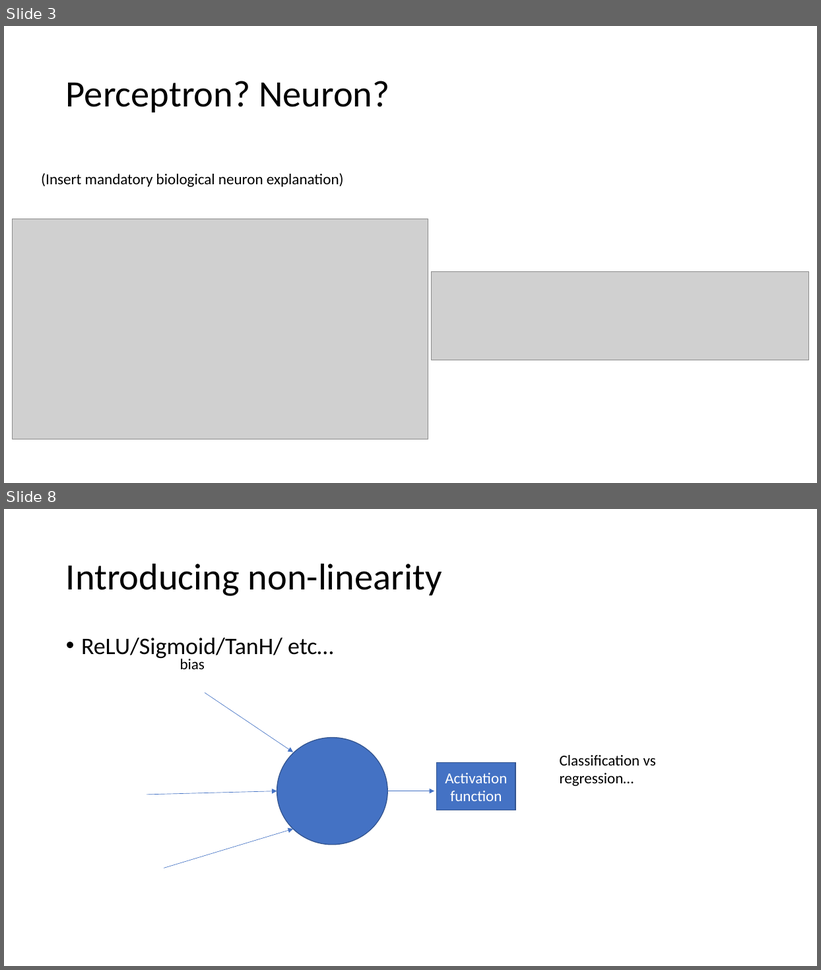
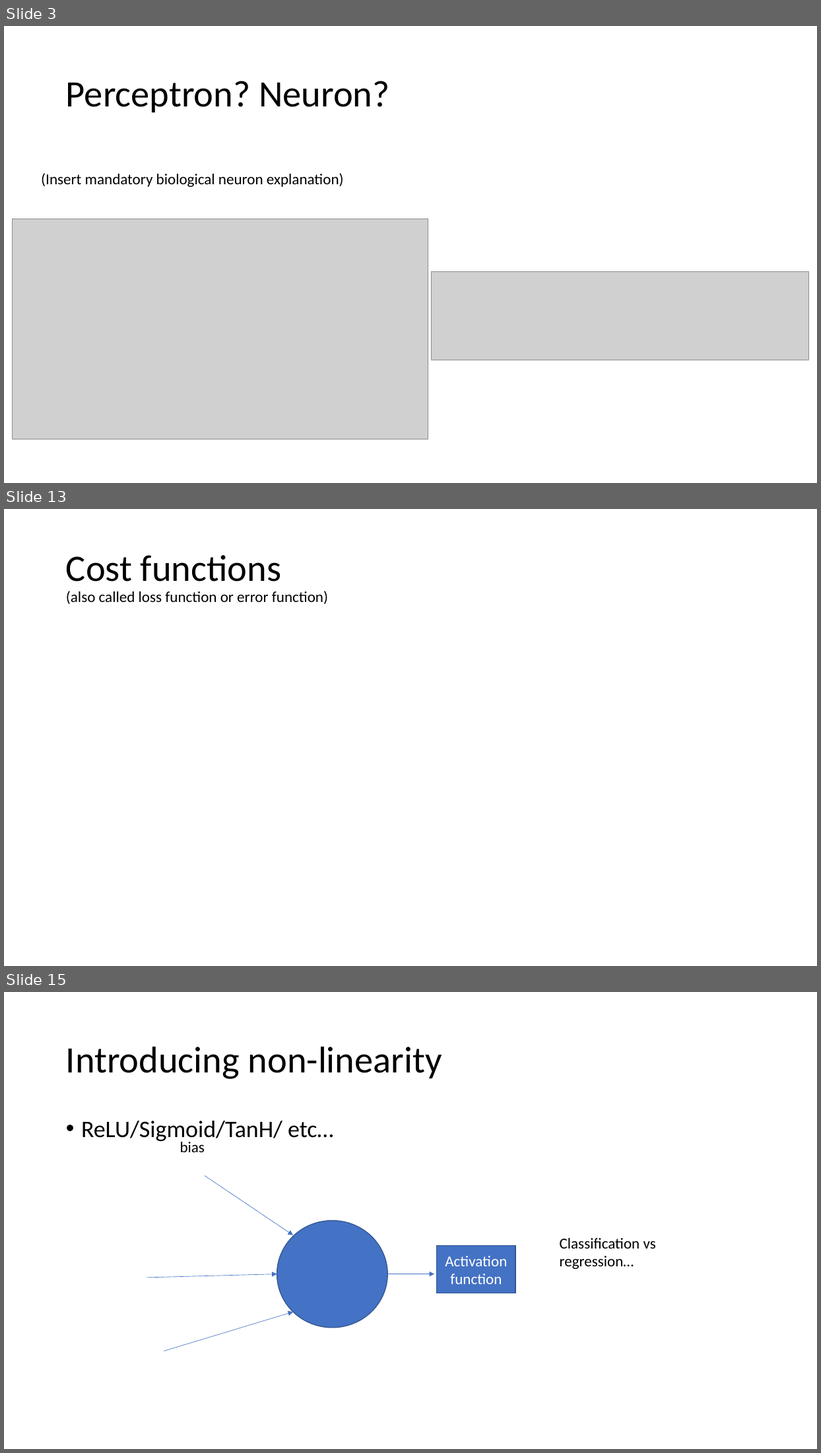
Before and after one commit to Huffwut/Python-meeting, a slide deck: machine learning learnings/perceptron - object detection.pptx. Shown one above the other, each under a label of ours: slides 3 and 8 before the commit, slides 3, 13 and 15 after it; the slides between them are not shown. The pictures are 821x970 and 821x1453 pixels, drawn with LibreOffice and Linux fonts; fonts in the diff are those of the drawing; grey boxes stand for pictures. Boxes give left, top, right and bottom in pixels: in the first picture for what was removed or moved away, otherwise in the second. Text is boxed around its words. In the diff, an @@ line names an element or a change of style, - is before the commit and + after.

```diff
--- a/machine learning learnings/perceptron - object detection.pptx
+++ b/machine learning learnings/perceptron - object detection.pptx
@@ slide 13 added at box(4, 509, 817, 966), background #FFFFFF @@
@@ title added at box(66, 555, 328, 604), 18 pt, text #000000 @@
+Cost functions
+(also called loss function or error function)
@@ what was slide 8 is now slide 15 @@
```
Also in this commit, not shown: 2 slides changed, 9 other slides added, 2 slides removed, 1 other file.
